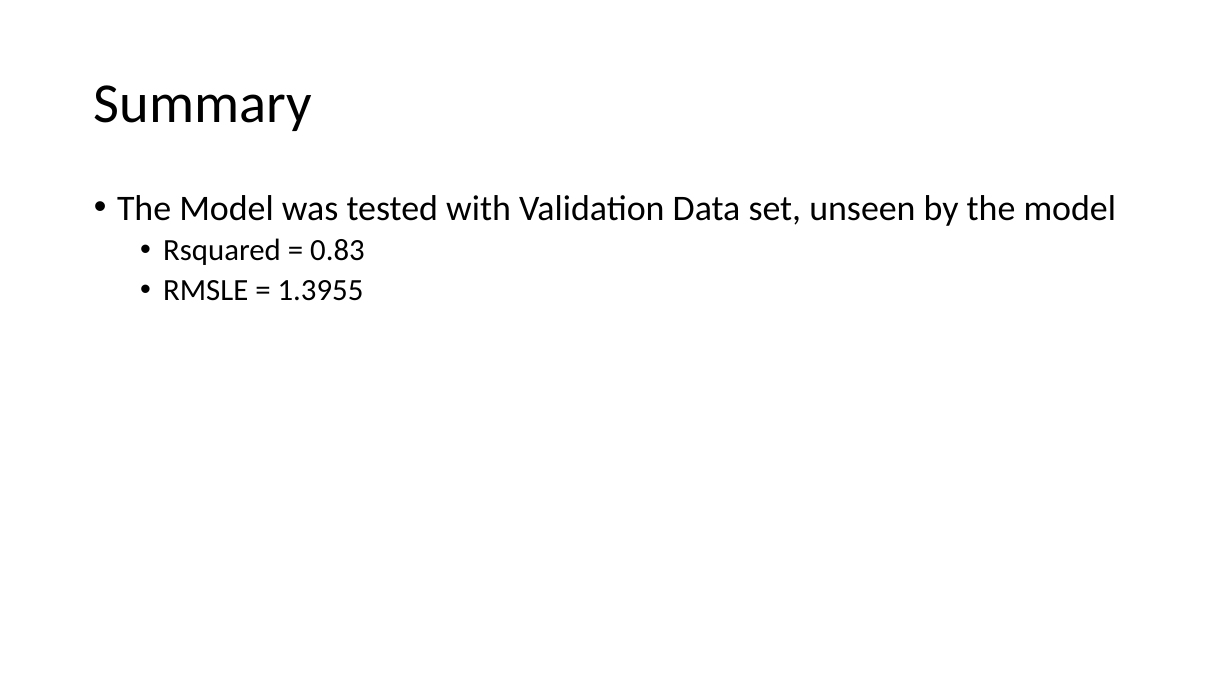
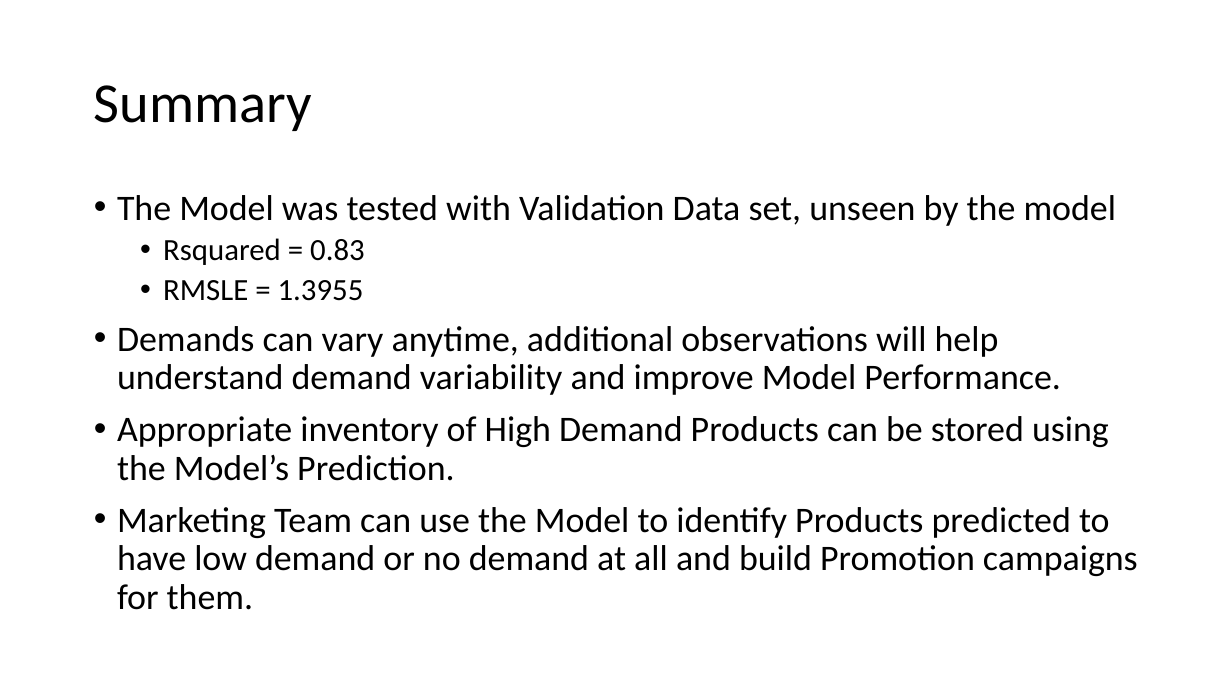
Before and after one commit to rahulgarora/Capstone, a slide deck: slide 15 of Capstone Preso_Rahul_final.pptx. Drawn at 1232x693 pixels with LibreOffice and Linux fonts; fonts in the diff are those of the drawing. Boxes give left, top, right and bottom in pixels: in the first picture for what was removed or moved away, otherwise in the second. Text is boxed around its words. In the diff, an @@ line names an element or a change of style, - is before the commit and + after.

```diff
--- a/Capstone Preso_Rahul_final.pptx
+++ b/Capstone Preso_Rahul_final.pptx
@@ text at [117, 326, 1138, 610]: paragraphs added @@
+• Demands can vary anytime, additional observations will help understand demand variability and improve Model Performance.
+• Appropriate inventory of High Demand Products can be stored using the Model’s Prediction.
+• Marketing Team can use the Model to identify Products predicted to have low demand or no demand at all and build Promotion campaigns for them.
```
Also in this commit, not shown: 2 other slides changed.
